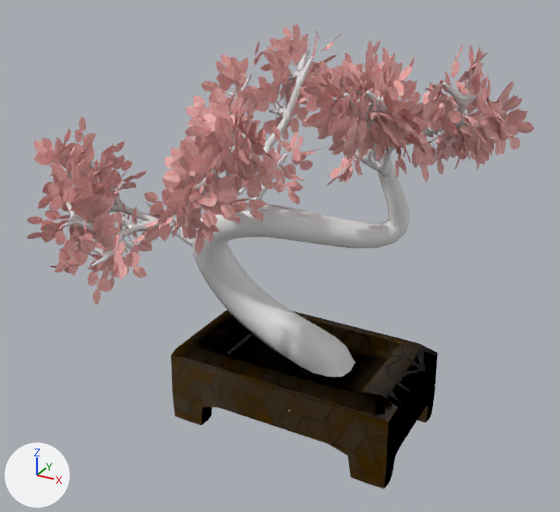
Before and after pictures for a commit that changed the glTF model public/models/bonsaiTree/bonsai.gltf.
Rendered twice from a 50 mm lens placed at (2.83, -6.08, 4.17), pointed at (-0.43, -0.16, 1.21). The axes (+X, +Y, +Z) are drawn at lower left. The lights are the same throughout.

In view in the first picture: 'Cube', 'Trunk', 'pink-leaf-removebg-preview.498'.
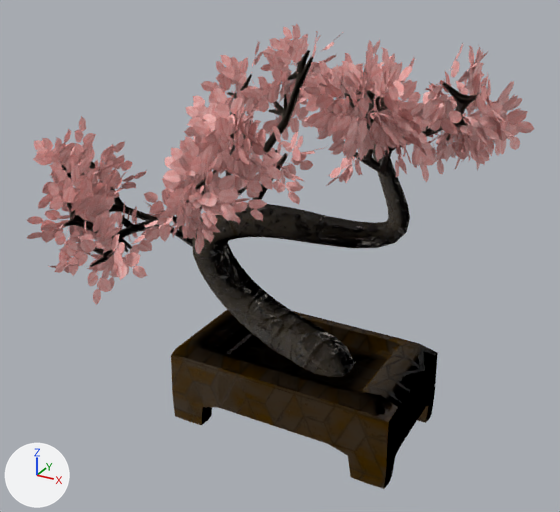
The change, as JSON lines over the scene's bpy script:
```json
{"op": "add", "block": "img_treetexture", "code": ["img_treetexture = load_image('treetexture', '_unpacked/treetexture', 900, 900, 'Non-Color')"]}
{"op": "add", "block": "mat_tree", "code": "n2 = _N.new('ShaderNodeTexImage'); n2.name = 'Image Texture'"}
{"op": "add", "block": "mat_tree", "code": "n2.image = img_treetexture"}
{"op": "add", "block": "mat_tree", "code": "n3 = _N.new('ShaderNodeNormalMap'); n3.name = 'Normal Map'"}
{"op": "add", "block": "mat_tree", "code": "n3.uv_map = 'UVMap'"}
{"op": "add", "block": "mat_tree", "code": "n4 = _N.new('ShaderNodeTexImage'); n4.name = 'Image Texture.001'"}
{"op": "add", "block": "mat_tree", "code": "n4.image = img_treetexture"}
{"block": "mat_tree", "where": "n0 = _N.new('ShaderNodeBsdfPrincipled'); n0.name = 'Principled BSDF'"}
{"op": "add", "block": "mat_tree", "code": "_L.new(n2.outputs[0], n0.inputs[0])  # 'Color' to 'Base Color'"}
{"op": "add", "block": "mat_tree", "code": "_L.new(n3.outputs[0], n0.inputs[5])  # 'Normal' to 'Normal'"}
{"op": "add", "block": "mat_tree", "code": "_L.new(n4.outputs[0], n3.inputs[1])  # 'Color' to 'Color'"}
```

Where the change shows, as pixel boxes [x1, y1, x2, y2] in the pictures (560 x 512 px):
```json
{"object": "Trunk", "change": "surface changed", "before": [51, 50, 481, 411], "after": [51, 50, 481, 411], "on screen": "grey to black"}
```
